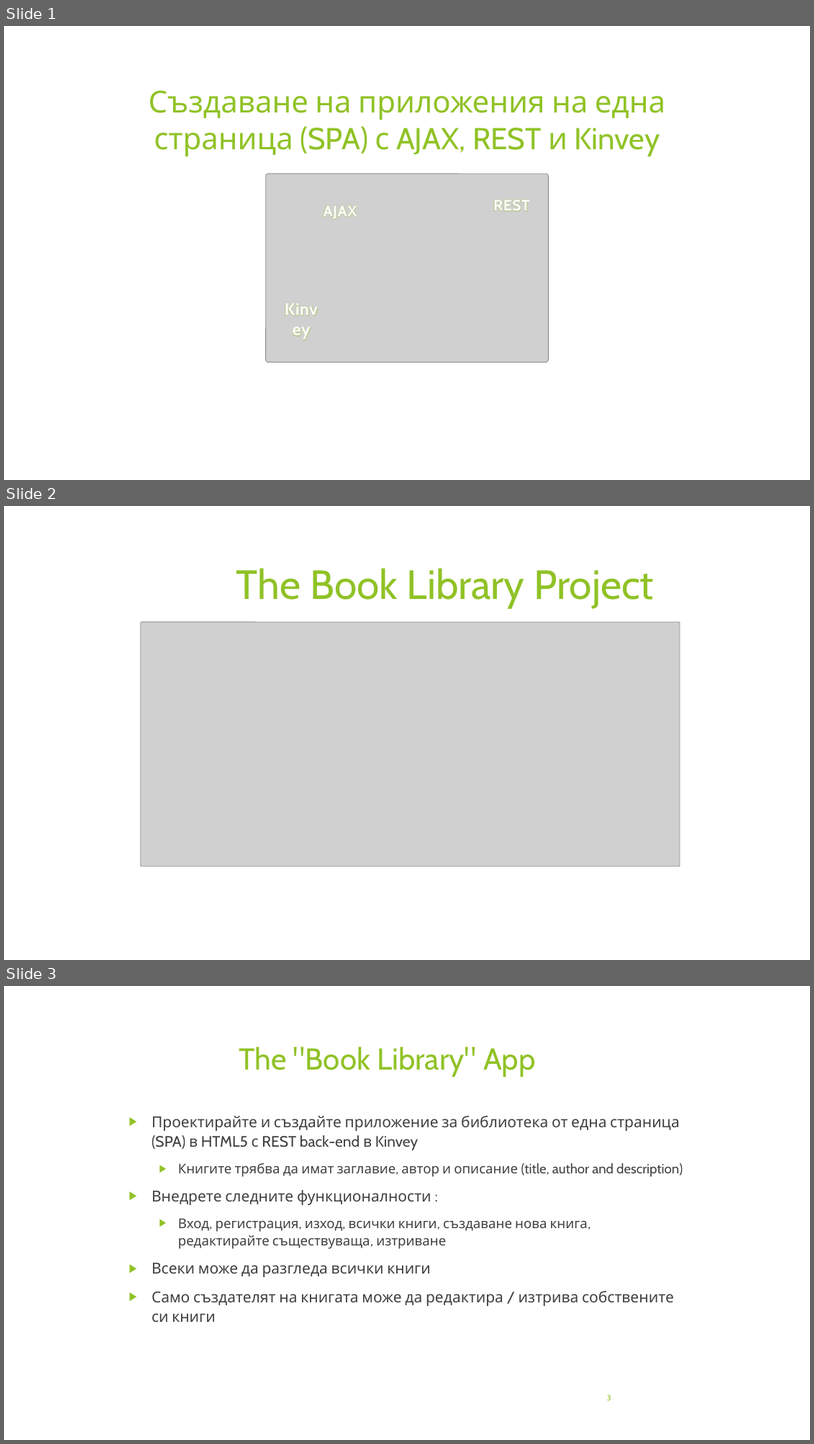
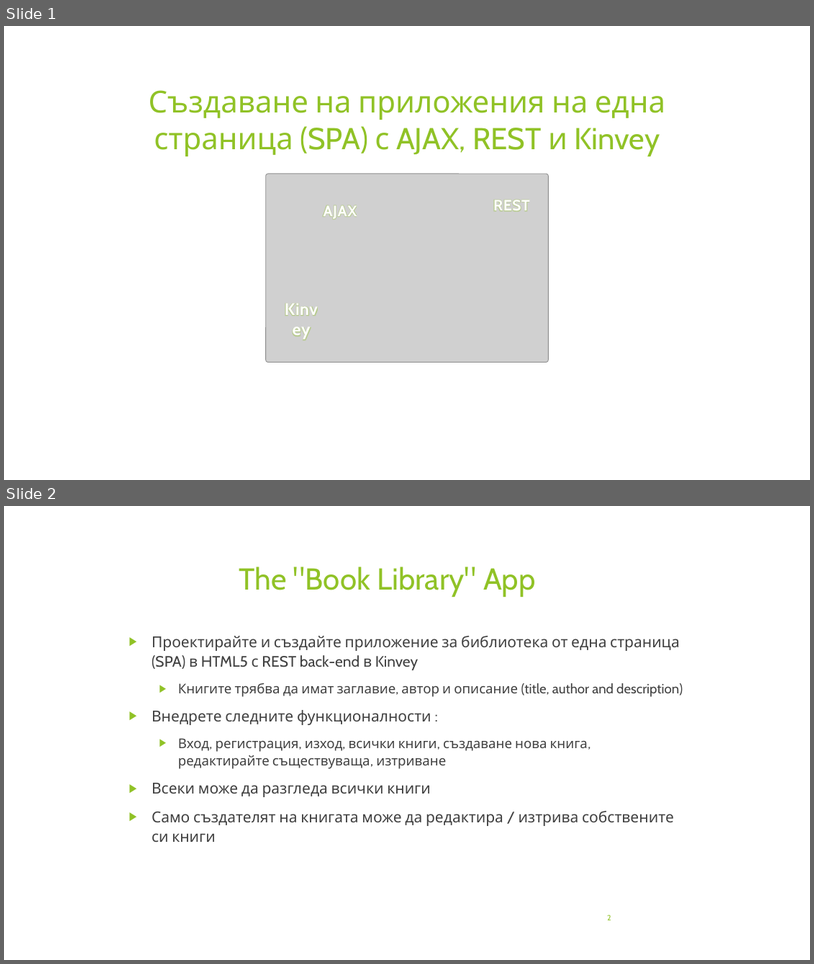
Before and after one commit to profjordanov/hybrid-app-development, a slide deck: 03. Async JS/tasks.pptx. Shown one above the other, each under a label of ours: slides 1, 2 and 3 before the commit, slides 1 and 2 after it. The pictures are 814x1444 and 814x964 pixels, drawn with LibreOffice and Linux fonts; fonts in the diff are those of the drawing; grey boxes stand for pictures. Boxes give left, top, right and bottom in pixels: in the first picture for what was removed or moved away, otherwise in the second. Text is boxed around its words. In the diff, an @@ line names an element or a change of style, - is before the commit and + after.

```diff
--- a/03. Async JS/tasks.pptx
+++ b/03. Async JS/tasks.pptx
@@ slide 2 removed at (x1=4, y1=506, x2=810, y2=960), background #FFFFFF @@
@@ title removed at (x1=237, y1=568, x2=654, y2=608) @@
-The Book Library Project
@@ picture removed at (x1=141, y1=622, x2=680, y2=867) @@
@@ what was slide 3 is now slide 2 @@
```
Also in this commit, not shown: 3 slides changed, 19 other slides removed, 1 other file.
